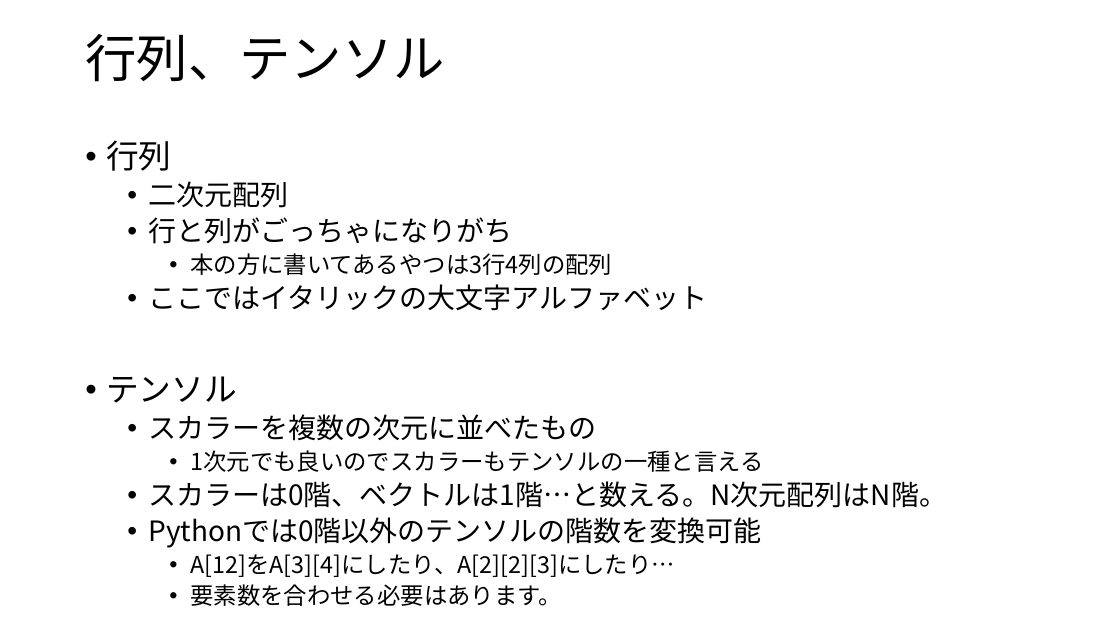
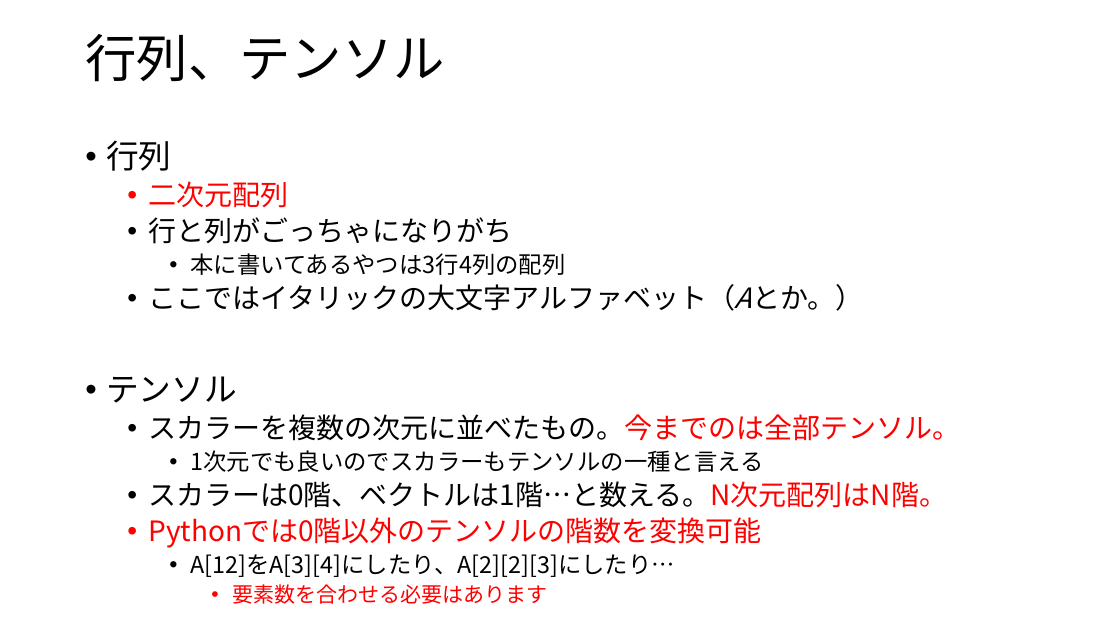
Before and after one commit to Ushiris/Rinkou, a slide deck: slide 8 of はじめてのディープラーニング.pptx (slide 7 before the commit). Drawn at 1120x630 pixels with LibreOffice and Linux fonts; fonts in the diff are those of the drawing. Boxes give left, top, right and bottom in pixels: in the first picture for what was removed or moved away, otherwise in the second. Text is boxed around its words. In the diff, an @@ line names an element or a change of style, - is before the commit and + after.

```diff
--- a/はじめてのディープラーニング.pptx
+++ b/はじめてのディープラーニング.pptx
@@ text at (x1=148, y1=181, x2=947, y2=548): text colour #000000 to #FF0000 in "二次元配列", "スカラーは0階、ベクトルは1階…と数える。N次元配列はN階。", "Pythonでは0階以外のテンソルの階数を変換可能" @@
@@ text at (x1=148, y1=253, x2=863, y2=311): text changed @@
-    • 本の方に書いてあるやつは3行4列の配列
-  • ここではイタリックの大文字アルファベット
+    • 本に書いてあるやつは3行4列の配列
+  • ここではイタリックの大文字アルファベット（Aとか。）
@@ text at (x1=148, y1=414, x2=960, y2=441): text changed @@
-  • スカラーを複数の次元に並べたもの
+  • スカラーを複数の次元に並べたもの。今までのは全部テンソル。
@@ text at (x1=232, y1=584, x2=547, y2=604): text changed; size 20 to 18 pt; text colour #000000 to #FF0000 @@
-    • 要素数を合わせる必要はあります。
+      • 要素数を合わせる必要はあります
```
Also in this commit, not shown: 5 other slides changed, 10 slides added.
